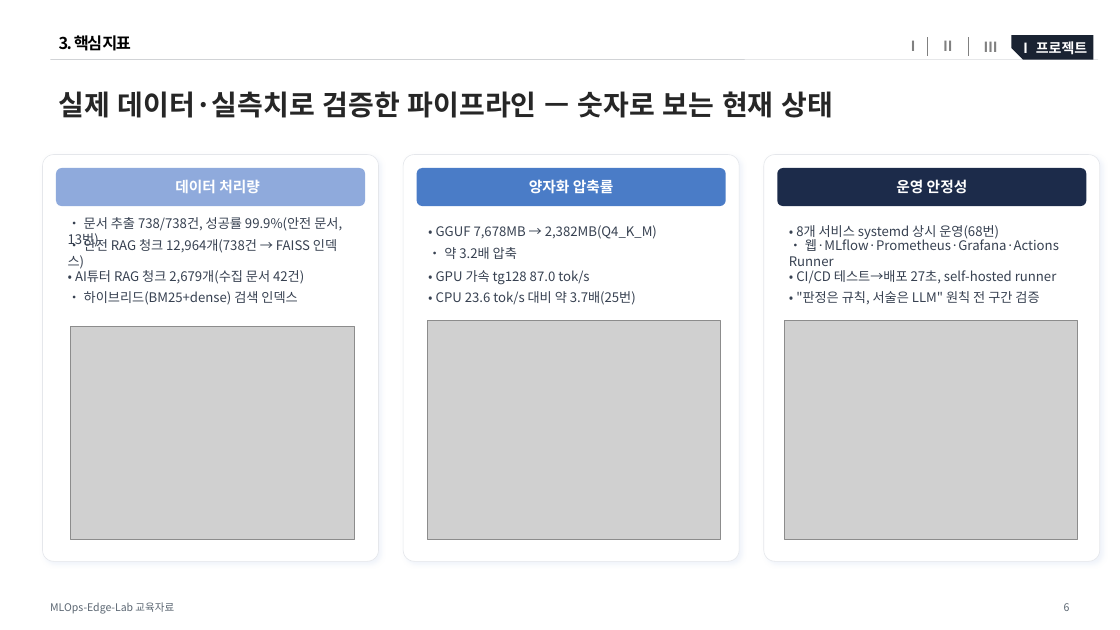
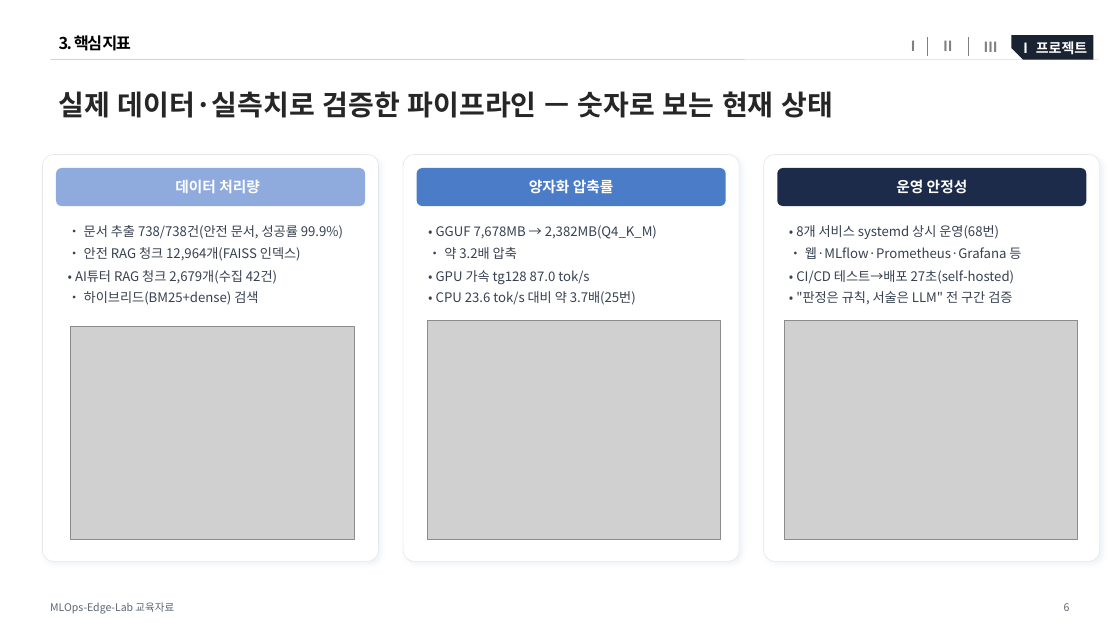
Before and after one commit to grib-arws-bot/mlops-edge-lab, a slide deck: slide 6 of docs/교육자료/MLOps-Edge-Lab_교육자료_v2.pptx. Drawn at 1120x630 pixels with LibreOffice and Linux fonts; fonts in the diff are those of the drawing; grey boxes stand for pictures. Boxes give left, top, right and bottom in pixels: in the first picture for what was removed or moved away, otherwise in the second. Text is boxed around its words. In the diff, an @@ line names an element or a change of style, - is before the commit and + after.

```diff
--- a/docs/교육자료/MLOps-Edge-Lab_교육자료_v2.pptx
+++ b/docs/교육자료/MLOps-Edge-Lab_교육자료_v2.pptx
@@ text at bbox=[84, 225, 343, 239]: text changed @@
-• 문서 추출 738/738건, 성공률 99.9%(안전 문서, 13번)
+• 문서 추출 738/738건(안전 문서, 성공률 99.9%)
@@ text at bbox=[84, 247, 301, 261]: text changed @@
-• 안전 RAG 청크 12,964개(738건 → FAISS 인덱스)
+• 안전 RAG 청크 12,964개(FAISS 인덱스)
@@ text at bbox=[805, 247, 1021, 259]: text changed @@
-• 웹·MLflow·Prometheus·Grafana·Actions Runner
+• 웹·MLflow·Prometheus·Grafana 등
@@ text at bbox=[75, 270, 277, 284]: text changed @@
-• AI튜터 RAG 청크 2,679개(수집 문서 42건)
+• AI튜터 RAG 청크 2,679개(수집 42건)
@@ text at bbox=[84, 291, 258, 305]: text changed @@
-• 하이브리드(BM25+dense) 검색 인덱스
+• 하이브리드(BM25+dense) 검색
@@ text at bbox=[796, 270, 1015, 284]: text changed @@
-• CI/CD 테스트→배포 27초, self-hosted runner
+• CI/CD 테스트→배포 27초(self-hosted)
@@ text at bbox=[796, 291, 1012, 304]: text changed @@
-• "판정은 규칙, 서술은 LLM" 원칙 전 구간 검증
+• "판정은 규칙, 서술은 LLM" 전 구간 검증
```
Also in this commit, not shown: 1 other file.
